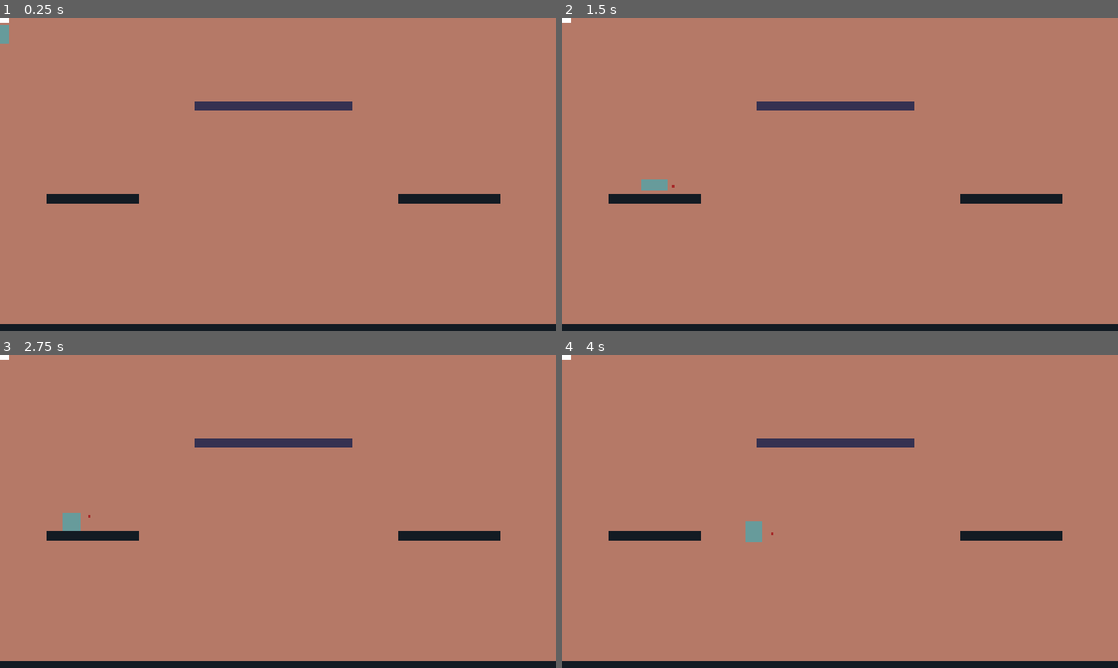
Above: before the commit, frames 1-4 (two rows, left to right).
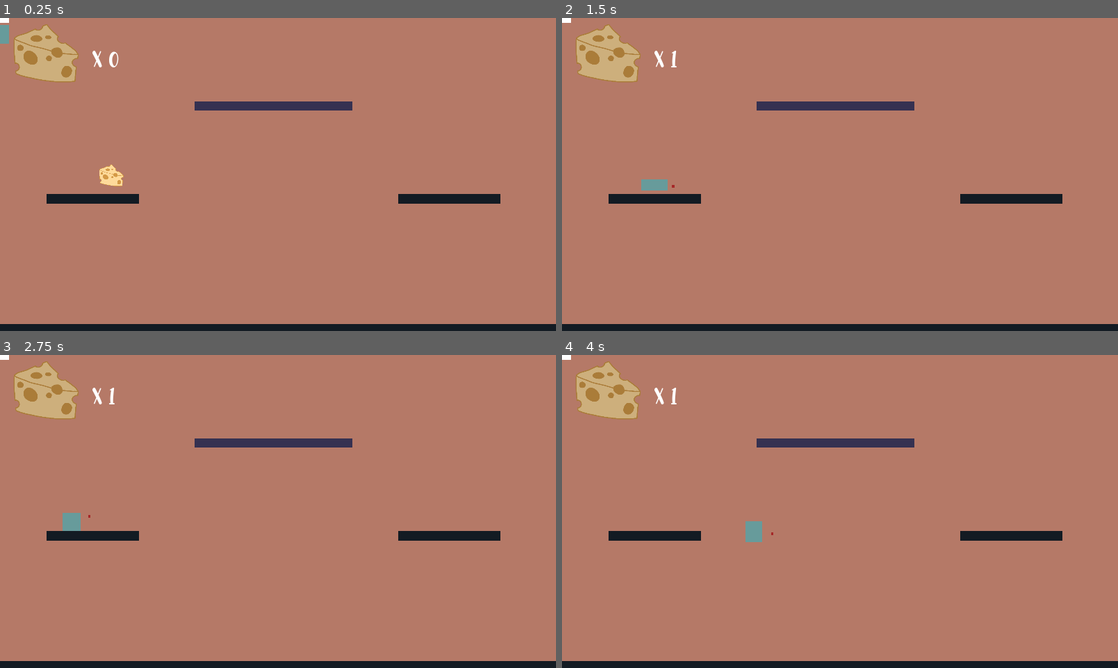
Above: after the commit, the same moments.

Repository: mightyminebuster/Github-GameOff-2020
Game: Godot game, scene res://Rooms/Demo1.tscn
Same seed, same stepped clock (60 frames per second), same inputs: the game is played once before the commit and once after it.
Inputs (mouse positions are in pixels of both pictures, inside the frame that each line leads up to):
- Up to frame 1 (0.25 s): no input
- Up to frame 2 (1.5 s): move the mouse to (962, 158) at 0.52 s; hold D (move_right) from 0.53 s (still down); click (962, 158) at 0.6 s; tap Space (jump) at 0.77 s; move the mouse to (728, 190) at 1.27 s; click (728, 190) at 1.35 s
- Up to frame 3 (2.75 s): tap Space (jump) at 1.52 s; move the mouse to (333, 442) at 2.02 s; release D (move_right) at 2.03 s; hold A (move_left) from 2.03 s (still down); click (333, 442) at 2.1 s
- Up to frame 4 (4 s): move the mouse to (812, 574) at 2.77 s; release A (move_left) at 2.78 s; hold D (move_right) from 2.78 s (still down); click (812, 574) at 2.85 s; tap Space (jump) at 3.02, 3.77 s; move the mouse to (1006, 558) at 3.52 s; click (1006, 558) at 3.6 s

The runs differ from the first frame. In frame 1, 1.9% of the frame differs, in the area x 2-23%, y 2-54%; in frame 2, 1.7%; in frame 3, 1.7%; in frame 4, 1.7%.

Commit message:
added coins

Diff:
--- a/SourceCode/Autoload/Globals.gd
+++ b/SourceCode/Autoload/Globals.gd
@@ -4,3 +4,5 @@
 var has_grappling_hook: bool = false
 
 var player_default_gravity: int = 1700
+
+var coin_count = 0
--- /dev/null
+++ b/SourceCode/Objects/GUI/GUI.gd
@@ -0,0 +1,4 @@
+extends CanvasLayer
+
+func _process(delta):
+	$RichTextLabel.text = "x " + String(Globals.coin_count)
--- /dev/null
+++ b/SourceCode/Objects/GUI/GUI.tscn
@@ -0,0 +1,33 @@
+[gd_scene load_steps=5 format=2]
+
+[ext_resource path="res://Objects/Pickups/CheesePickup/CheesePickup.png" type="Texture" id=1]
+[ext_resource path="res://Objects/GUI/HashedBrowns-WyJgn.ttf" type="DynamicFontData" id=2]
+[ext_resource path="res://Objects/GUI/GUI.gd" type="Script" id=3]
+
+[sub_resource type="DynamicFont" id=1]
+size = 80
+font_data = ExtResource( 2 )
+
+[node name="GUI" type="CanvasLayer"]
+script = ExtResource( 3 )
+
+[node name="TextureRect" type="TextureRect" parent="."]
+modulate = Color( 0.803922, 0.803922, 0.803922, 1 )
+margin_left = 32.0
+margin_right = 282.0
+margin_bottom = 250.0
+texture = ExtResource( 1 )
+__meta__ = {
+"_edit_use_anchors_": false
+}
+
+[node name="RichTextLabel" type="RichTextLabel" parent="."]
+margin_left = 320.0
+margin_top = 96.0
+margin_right = 560.0
+margin_bottom = 224.0
+custom_fonts/normal_font = SubResource( 1 )
+text = "x 104"
+__meta__ = {
+"_edit_use_anchors_": false
+}
--- /dev/null
+++ b/SourceCode/Objects/Pickups/CheesePickup/CheesePickup.gd
@@ -0,0 +1,6 @@
+extends Area2D
+
+
+func _on_CheesePickup_body_entered(body):
+	Globals.coin_count += 1
+	queue_free()
--- /dev/null
+++ b/SourceCode/Objects/Pickups/CheesePickup/CheesePickup.tscn
@@ -0,0 +1,42 @@
+[gd_scene load_steps=5 format=2]
+
+[ext_resource path="res://Objects/Pickups/CheesePickup/CheesePickup.png" type="Texture" id=1]
+[ext_resource path="res://Objects/Pickups/CheesePickup/CheesePickup.gd" type="Script" id=2]
+
+[sub_resource type="CapsuleShape2D" id=1]
+radius = 64.0
+height = 0.0
+
+[sub_resource type="Animation" id=2]
+resource_name = "main"
+loop = true
+tracks/0/type = "value"
+tracks/0/path = NodePath("Sprite:position")
+tracks/0/interp = 1
+tracks/0/loop_wrap = true
+tracks/0/imported = false
+tracks/0/enabled = true
+tracks/0/keys = {
+"times": PoolRealArray( 0, 0.5 ),
+"transitions": PoolRealArray( 1, 1 ),
+"update": 0,
+"values": [ Vector2( 0, -7 ), Vector2( 0, 7 ) ]
+}
+
+[node name="CheesePickup" type="Area2D"]
+collision_layer = 0
+collision_mask = 8
+script = ExtResource( 2 )
+
+[node name="Sprite" type="Sprite" parent="."]
+position = Vector2( 0, -0.433633 )
+scale = Vector2( 0.375, 0.375 )
+texture = ExtResource( 1 )
+
+[node name="CollisionShape2D" type="CollisionShape2D" parent="."]
+shape = SubResource( 1 )
+
+[node name="AnimationPlayer" type="AnimationPlayer" parent="."]
+autoplay = "main"
+anims/main = SubResource( 2 )
+[connection signal="body_entered" from="." to="." method="_on_CheesePickup_body_entered"]
--- a/SourceCode/Rooms/Demo1.tscn
+++ b/SourceCode/Rooms/Demo1.tscn
@@ -8,6 +8,8 @@
 [ext_resource path="res://Rooms/Level-Jail-1.tscn" type="PackedScene" id=6]
 [ext_resource path="res://Objects/SceneSwitcher/SceneSwitchActivator.tscn" type="PackedScene" id=7]
 [ext_resource path="res://Objects/Tilesets/OneWayTiles.tscn" type="PackedScene" id=8]
+[ext_resource path="res://Objects/Pickups/CheesePickup/CheesePickup.tscn" type="PackedScene" id=9]
+[ext_resource path="res://Objects/GUI/GUI.tscn" type="PackedScene" id=10]
 
 [node name="Demo1" type="Node2D"]
 
@@ -44,3 +46,8 @@
 [node name="SceneSwitchActivator" parent="." instance=ExtResource( 7 )]
 position = Vector2( 1440, 656 )
 new_scene = ExtResource( 6 )
+
+[node name="CheesePickup" parent="." instance=ExtResource( 9 )]
+position = Vector2( 384, 544 )
+
+[node name="GUI" parent="." instance=ExtResource( 10 )]
--- a/SourceCode/Rooms/Level-Jail-3.tscn
+++ b/SourceCode/Rooms/Level-Jail-3.tscn
@@ -11,10 +11,9 @@
 [ext_resource path="res://Objects/Enviorment/DarknessOverlay.tscn" type="PackedScene" id=9]
 [ext_resource path="res://RoomAssets/Jail/Jail-3/Background2.png" type="Texture" id=10]
 [ext_resource path="res://RoomAssets/Jail/Jail-3/Background1.png" type="Texture" id=11]
+[ext_resource path="res://Objects/Enviorment/FogEffect.tscn" type="PackedScene" id=12]
 
 [node name="Level-Jail-3" type="Node2D"]
-
-[node name="WorldEnvironment" parent="." instance=ExtResource( 7 )]
 
 [node name="Background" type="Node2D" parent="."]
 
@@ -47,6 +46,9 @@
 tile_data = PoolIntArray( 524493, 0, 0, 524494, 0, 0, 524495, 0, 0, 655546, 0, 0, 655547, 0, 0, 655548, 0, 0, 655549, 0 …(1479 unchanged characters)…
 
 [node name="Player" parent="." instance=ExtResource( 2 )]
+
+[node name="CheckPoint" parent="." instance=ExtResource( 4 )]
+position = Vector2( 4119.8, 323.454 )
 
 [node name="Obstacles" type="Node2D" parent="."]
 
@@ -116,5 +118,8 @@
 limit_top = 0
 limit_bottom = 1080
 
-[node name="CheckPoint" parent="." instance=ExtResource( 4 )]
-position = Vector2( 4119.8, 323.454 )
+[node name="WorldEnvironment" parent="." instance=ExtResource( 7 )]
+
+[node name="FogEffect" parent="." instance=ExtResource( 12 )]
+position = Vector2( 6475.75, 666.391 )
+scale = Vector2( 203.367, 21.8247 )
--- a/SourceCode/Rooms/Level-Jail-4.tscn
+++ b/SourceCode/Rooms/Level-Jail-4.tscn
@@ -32,10 +32,6 @@
 __meta__ = {
 "_edit_use_anchors_": false
 }
-
-[node name="FogEffect" parent="Background" instance=ExtResource( 12 )]
-position = Vector2( 6520.25, 563.75 )
-scale = Vector2( 203.492, 17.3828 )
 
 [node name="DarknessOverlay" parent="Background" instance=ExtResource( 9 )]
 
@@ -148,3 +144,7 @@
 
 [node name="CheckPoint" parent="." instance=ExtResource( 7 )]
 position = Vector2( 4733.5, 937.608 )
+
+[node name="FogEffect" parent="." instance=ExtResource( 12 )]
+position = Vector2( 6520.25, 556 )
+scale = Vector2( 203.492, 17.625 )
Binary file added: SourceCode/Objects/GUI/HashedBrowns-WyJgn.ttf
Binary file added: SourceCode/Objects/Obstacles/HashedBrowns-WyJgn.ttf
Binary file added: SourceCode/Objects/Pickups/CheesePickup/CheesePickup.png
Not shown, added: SourceCode/Objects/Pickups/CheesePickup/CheesePickup.png.import
Binary file added: SourceCode/Objects/Player/Player.png
Not shown, added: SourceCode/Objects/Player/Player.png.import
Not shown: 1 places in SourceCode/Rooms/Demo1.tscn that only renumber resources
Not shown: 1 places in SourceCode/Rooms/Level-Jail-3.tscn that only renumber resources
